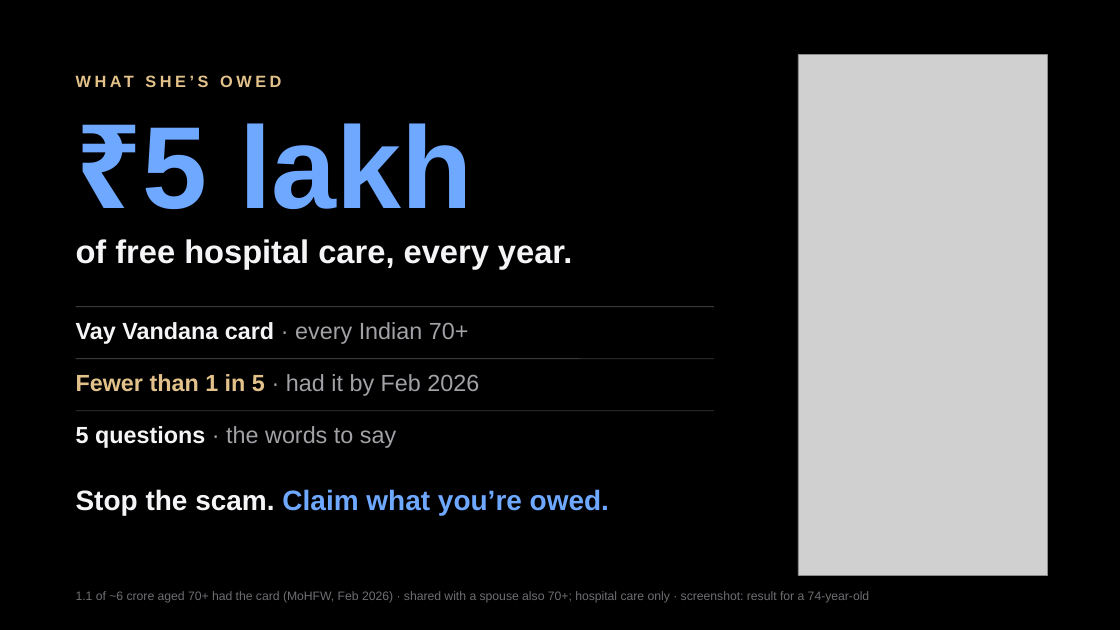
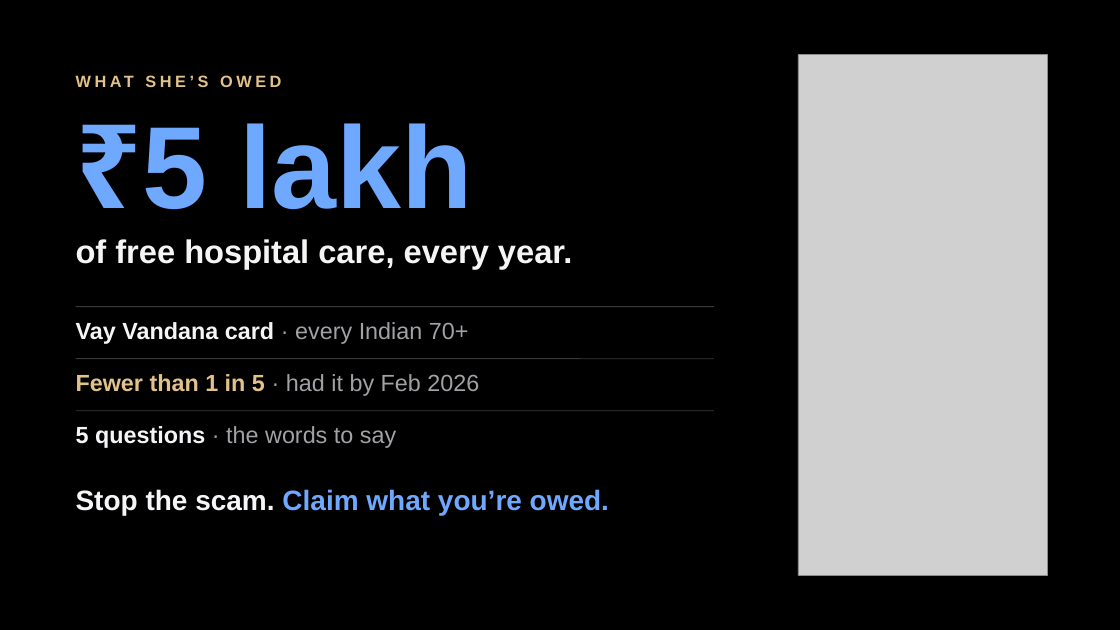
Before and after one commit to ishmiit/Sahayak, a slide deck: slide 6 of docs/deck/Sahayak_Keynote_v5.pptx. Drawn at 1120x630 pixels with LibreOffice and Linux fonts; fonts in the diff are those of the drawing; grey boxes stand for pictures. Boxes give left, top, right and bottom in pixels: in the first picture for what was removed or moved away, otherwise in the second. Text is boxed around its words. In the diff, an @@ line names an element or a change of style, - is before the commit and + after.

```diff
--- a/docs/deck/Sahayak_Keynote_v5.pptx
+++ b/docs/deck/Sahayak_Keynote_v5.pptx
@@ text removed at (x1=76, y1=591, x2=870, y2=603) @@
-1.1 of ~6 crore aged 70+ had the card (MoHFW, Feb 2026) · shared with a spouse also 70+; hospital care only · screenshot: result for a 74-year-old
```
Also in this commit, not shown: 10 other slides changed, 3 other files.
